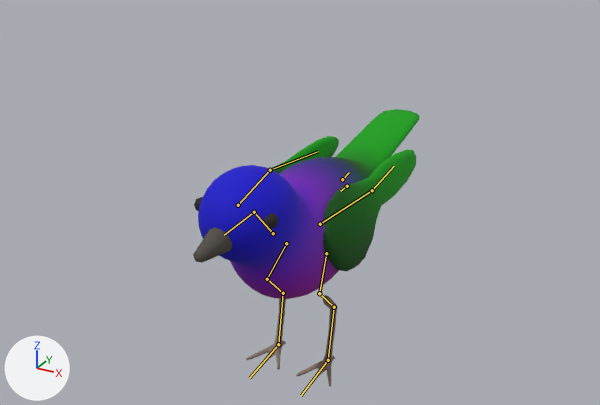
A saved change to the glTF model assets/beast_songbird.glb.
Before and after are seen from a camera (50 mm lens) standing at (0.154, -0.286, 0.219) and looking at (-0.007, 0.007, 0.073). Lighting does not change. The marker at lower left points along +X, +Y and +Z. The first picture is the older version. The bones that bend it are drawn over the model as lines.

The first picture shows 'beast_songbird_feather', 'beast_songbird_horn'.
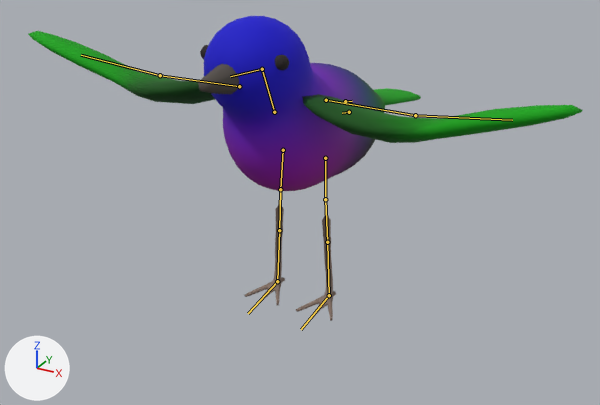
The newer file adds an action. The first version stands in its rest pose; the second is drawn at frame 10 of the action 'flap'.

What changed in the scene script:
```text
Change bone_body:
    where bone_body = bpy.data.objects['beast_songbird_rig'].pose.bones['body']
    bone_body.location: (0.0, 0.0, 0.0) -> (0.0, 0.0, -0.0361)
    bone_body.rotation_quaternion: (1.0, 0.0, 0.0, 0.0) -> (0.995, -0.105, 0.0, 0.0)  # degrees (0, 0, 0) -> degrees (-12, 0, 0)
Change bone_neck:
    where bone_neck = bpy.data.objects['beast_songbird_rig'].pose.bones['neck']  # child of 'body'
    bone_neck.rotation_quaternion: (1.0, 0.0, 0.0, 0.0) -> (0.999, -0.052, 0.0, 0.0)  # degrees (0, 0, 0) -> degrees (-6, 0, 0)
Change bone_head:
    where bone_head = bpy.data.objects['beast_songbird_rig'].pose.bones['head']  # child of 'neck'
    bone_head.rotation_quaternion: (1.0, 0.0, 0.0, 0.0) -> (0.996, 0.084, 0.0, 0.0)  # degrees (0, 0, 0) -> degrees (10, 0, 0)
Change bone_tail1:
    where bone_tail1 = bpy.data.objects['beast_songbird_rig'].pose.bones['tail1']  # child of 'body'
    bone_tail1.rotation_quaternion: (1.0, 0.0, 0.0, 0.0) -> (0.996, -0.087, 0.0, 0.0)  # degrees (0, 0, 0) -> degrees (-10, 0, 0)
Change bone_thigh_l:
    where bone_thigh_l = bpy.data.objects['beast_songbird_rig'].pose.bones['thigh.L']  # child of 'body'
    bone_thigh_l.rotation_quaternion: (1.0, 0.0, 0.0, 0.0) -> (0.9, 0.43, 0.046, 0.054)  # degrees (0, 0, 0) -> degrees (51, 2, 8)
Change bone_shin_l:
    where bone_shin_l = bpy.data.objects['beast_songbird_rig'].pose.bones['shin.L']  # child of 'thigh.L'
    bone_shin_l.rotation_quaternion: (1.0, 0.0, 0.0, 0.0) -> (0.749, -0.657, -0.059, -0.059)  # degrees (0, 0, 0) -> degrees (-82, -10, -1)
Change bone_hock_l:
    where bone_hock_l = bpy.data.objects['beast_songbird_rig'].pose.bones['hock.L']  # child of 'shin.L'
    bone_hock_l.rotation_quaternion: (1.0, 0.0, 0.0, 0.0) -> (0.892, 0.453, -0.001, 0.0)  # degrees (0, 0, 0) -> degrees (54, 0, 0)
Change bone_htoe_l:
    where bone_htoe_l = bpy.data.objects['beast_songbird_rig'].pose.bones['htoe.L']  # child of 'hock.L'
    bone_htoe_l.rotation_quaternion: (1.0, 0.0, 0.0, 0.0) -> (0.996, -0.083, -0.023, 0.005)  # degrees (0, 0, 0) -> degrees (-10, -3, 1)
Change bone_thigh_r:
    where bone_thigh_r = bpy.data.objects['beast_songbird_rig'].pose.bones['thigh.R']  # child of 'body'
    bone_thigh_r.rotation_quaternion: (1.0, 0.0, 0.0, 0.0) -> (0.9, 0.43, -0.046, -0.054)  # degrees (0, 0, 0) -> degrees (51, -2, -8)
Change bone_shin_r:
    where bone_shin_r = bpy.data.objects['beast_songbird_rig'].pose.bones['shin.R']  # child of 'thigh.R'
    bone_shin_r.rotation_quaternion: (1.0, 0.0, 0.0, 0.0) -> (0.749, -0.657, 0.059, 0.059)  # degrees (0, 0, 0) -> degrees (-82, 10, 1)
Change bone_hock_r:
    where bone_hock_r = bpy.data.objects['beast_songbird_rig'].pose.bones['hock.R']  # child of 'shin.R'
    bone_hock_r.rotation_quaternion: (1.0, 0.0, 0.0, 0.0) -> (0.892, 0.453, 0.001, 0.0)  # degrees (0, 0, 0) -> degrees (54, 0, 0)
Change bone_htoe_r:
    where bone_htoe_r = bpy.data.objects['beast_songbird_rig'].pose.bones['htoe.R']  # child of 'hock.R'
    bone_htoe_r.rotation_quaternion: (1.0, 0.0, 0.0, 0.0) -> (0.996, -0.083, 0.023, -0.005)  # degrees (0, 0, 0) -> degrees (-10, 3, -1)
Change bone_wing1_l:
    where bone_wing1_l = bpy.data.objects['beast_songbird_rig'].pose.bones['wing1.L']  # child of 'body'
    bone_wing1_l.rotation_quaternion: (1.0, 0.0, 0.0, 0.0) -> (0.546, -0.42, -0.458, -0.501)  # degrees (0, 0, 0) -> degrees (0, -80, -85)
Change bone_wing2_l:
    where bone_wing2_l = bpy.data.objects['beast_songbird_rig'].pose.bones['wing2.L']  # child of 'wing1.L'
    bone_wing2_l.rotation_quaternion: (1.0, 0.0, 0.0, 0.0) -> (0.971, 0.0, 0.0, -0.227)  # degrees (0, 0, 0) -> degrees (0, 0, -26)
Change bone_wing1_r:
    where bone_wing1_r = bpy.data.objects['beast_songbird_rig'].pose.bones['wing1.R']  # child of 'body'
    bone_wing1_r.rotation_quaternion: (1.0, 0.0, 0.0, 0.0) -> (0.546, -0.42, 0.458, 0.501)  # degrees (0, 0, 0) -> degrees (0, 80, 85)
Change bone_wing2_r:
    where bone_wing2_r = bpy.data.objects['beast_songbird_rig'].pose.bones['wing2.R']  # child of 'wing1.R'
    bone_wing2_r.rotation_quaternion: (1.0, 0.0, 0.0, 0.0) -> (0.971, 0.0, 0.0, 0.227)  # degrees (0, 0, 0) -> degrees (0, 0, 26)
```

What differs and where, as boxes [x1, y1, x2, y2] in the pictures (600 x 405 px):
'beast_songbird_feather', posed (150% wider, 8% shorter)
    before: [198, 109, 419, 299]
    after: [28, 16, 583, 191]
'beast_songbird_horn', posed (46% taller)
    before: [193, 197, 337, 386]
    after: [198, 45, 336, 321]
bone 'body', root to tip
    before: (347, 186) to (340, 191)
    after: (349, 112) to (342, 113)
bone 'neck', root to tip
    before: (273, 233) to (254, 212)
    after: (274, 112) to (262, 69)
bone 'head', root to tip
    before: (254, 212) to (224, 235)
    after: (262, 69) to (230, 76)
bone 'tail1', root to tip
    before: (342, 179) to (349, 172)
    after: (345, 101) to (352, 101)
bone 'thigh.L', root to tip
    before: (326, 253) to (319, 293)
    after: (325, 158) to (325, 199)
bone 'shin.L', root to tip
    before: (319, 293) to (334, 307)
    after: (325, 199) to (327, 242)
bone 'hock.L', root to tip
    before: (334, 307) to (328, 360)
    after: (327, 242) to (329, 295)
bone 'htoe.L', root to tip
    before: (328, 360) to (301, 395)
    after: (329, 295) to (301, 329)
bone 'thigh.R', root to tip
    before: (286, 243) to (267, 279)
    after: (283, 150) to (280, 189)
bone 'shin.R', root to tip
    before: (267, 279) to (283, 293)
    after: (280, 189) to (279, 230)
bone 'hock.R', root to tip
    before: (283, 293) to (278, 344)
    after: (279, 230) to (277, 281)
bone 'htoe.R', root to tip
    before: (278, 344) to (249, 378)
    after: (277, 281) to (248, 313)
bone 'wing1.L', root to tip
    before: (320, 224) to (372, 190)
    after: (326, 100) to (415, 115)
bone 'wing2.L', root to tip
    before: (372, 190) to (394, 166)
    after: (415, 115) to (512, 120)
bone 'wing1.R', root to tip
    before: (238, 205) to (270, 170)
    after: (239, 86) to (160, 75)
bone 'wing2.R', root to tip
    before: (270, 170) to (318, 151)
    after: (160, 75) to (81, 55)
